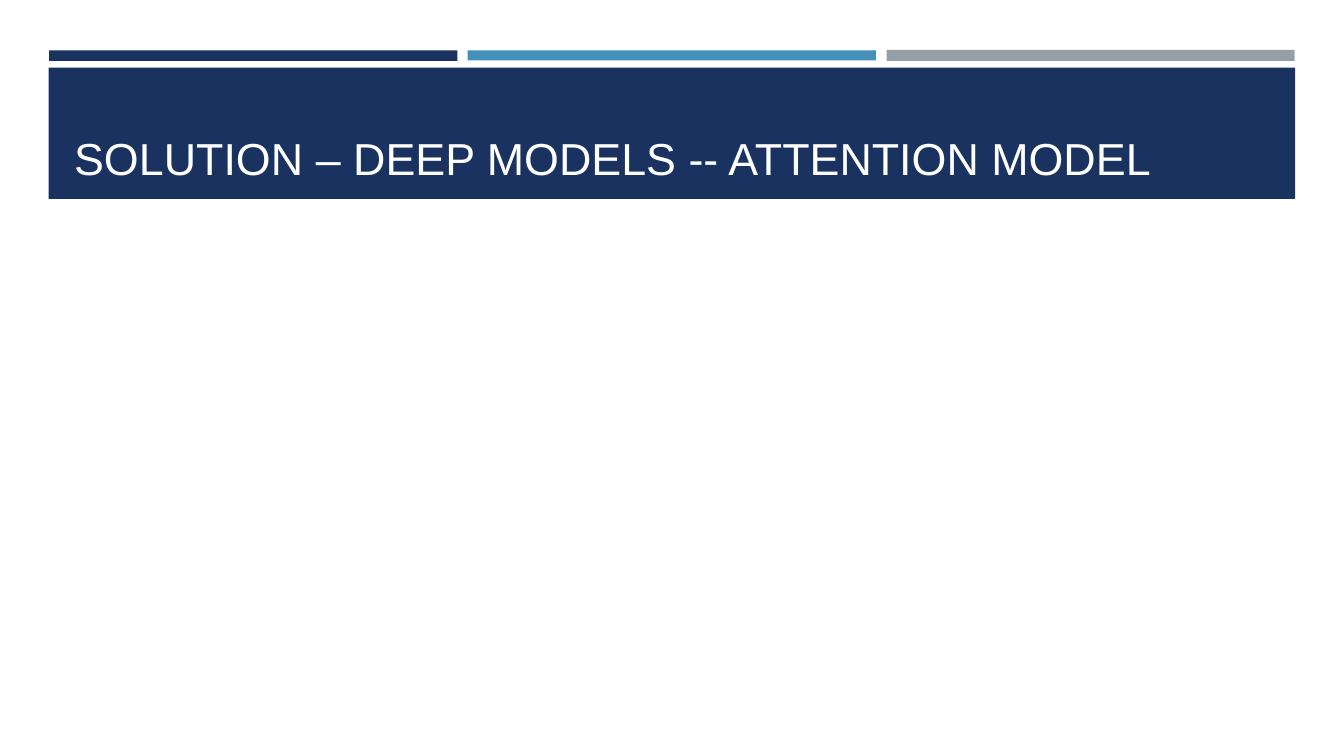
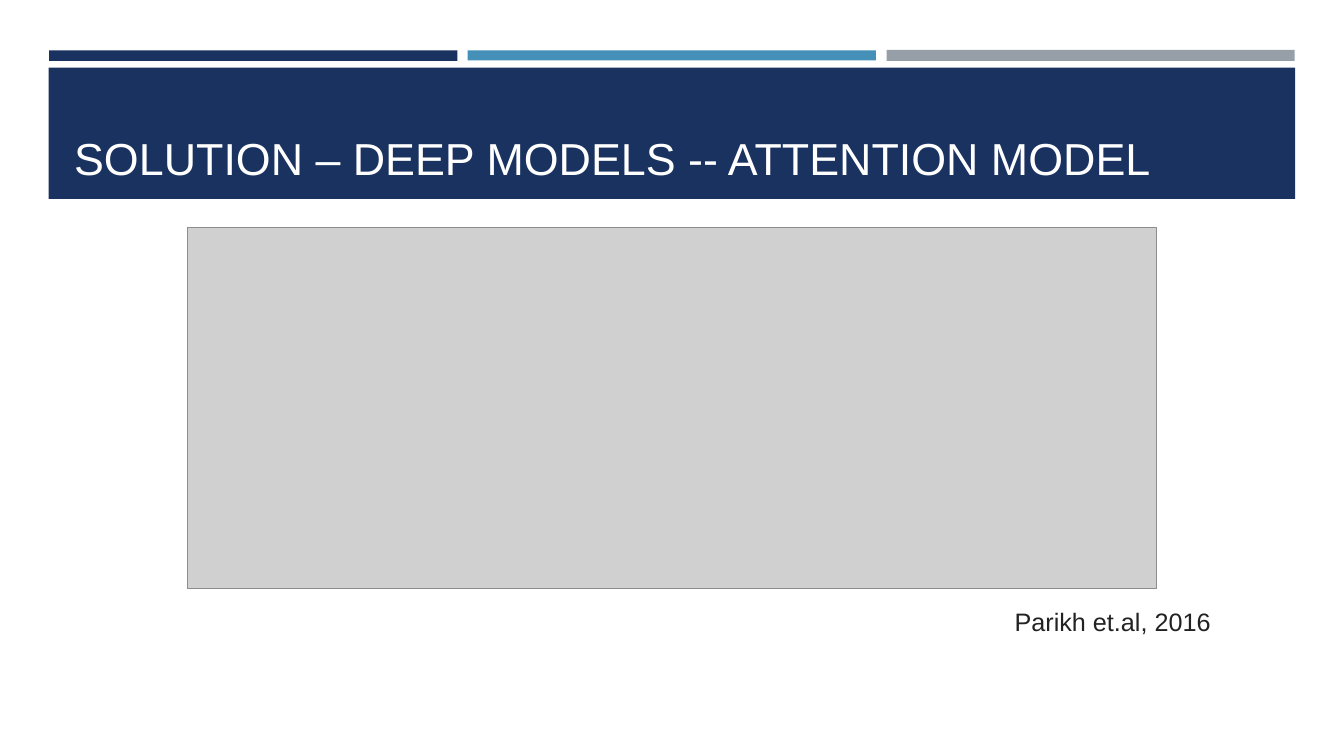
Before and after one commit to BinQian/COMP6208, a slide deck: slide 8 of report/presentation.pptx (slide 9 before the commit). Drawn at 1344x756 pixels with LibreOffice and Linux fonts; fonts in the diff are those of the drawing; grey boxes stand for pictures. Boxes give left, top, right and bottom in pixels: in the first picture for what was removed or moved away, otherwise in the second. Text is boxed around its words. In the diff, an @@ line names an element or a change of style, - is before the commit and + after.

```diff
--- a/report/presentation.pptx
+++ b/report/presentation.pptx
@@ picture added at bbox=[188, 228, 1156, 589] @@
@@ text added at bbox=[1015, 612, 1211, 635], 18 pt, text #222222 @@
+Parikh et.al, 2016
```
Also in this commit, not shown: 9 other slides changed, 3 slides added, 4 slides removed, 9 other files.
